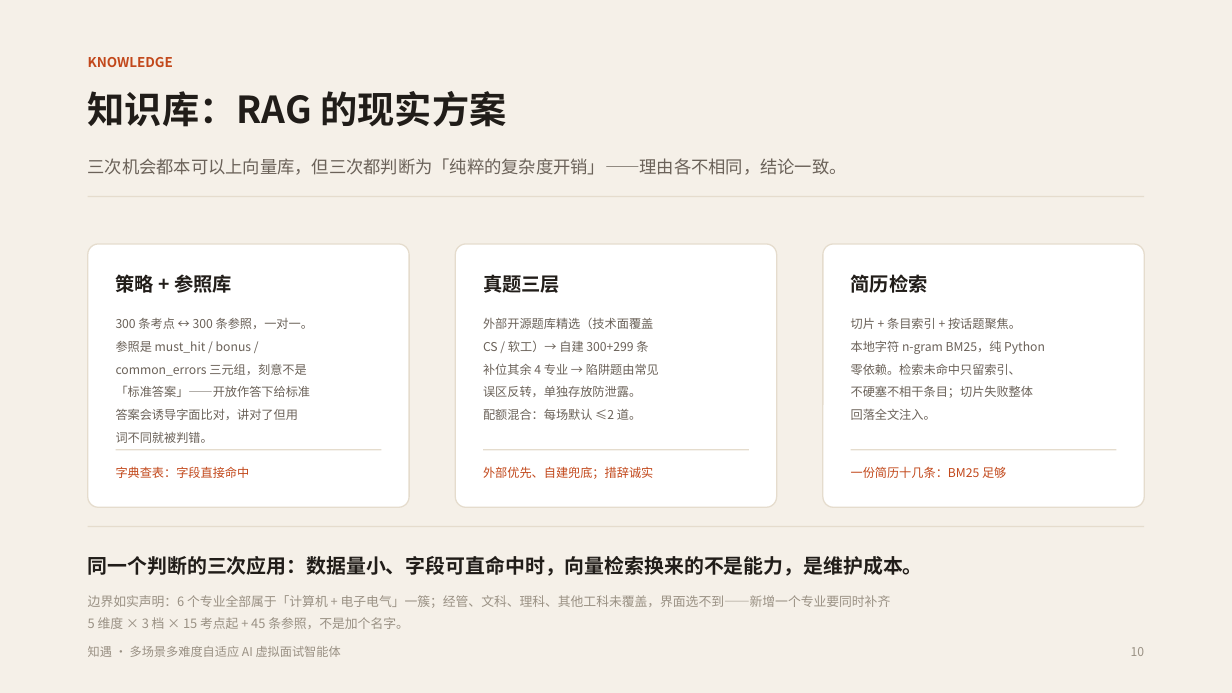
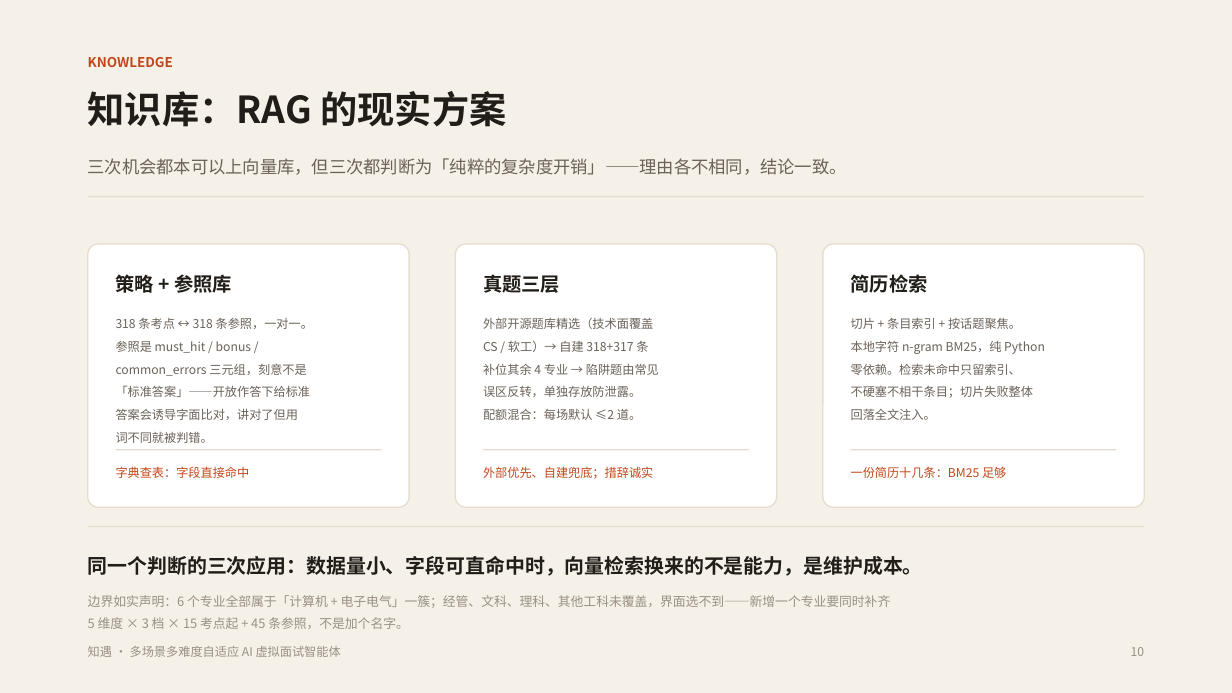
Before and after one commit to shuangxingxi/zhiyu-interview, a slide deck: slide 10 of 知遇-AI虚拟面试官-答辩.pptx. Drawn at 1232x693 pixels with LibreOffice and Linux fonts; fonts in the diff are those of the drawing. Boxes give left, top, right and bottom in pixels: in the first picture for what was removed or moved away, otherwise in the second. Text is boxed around its words. In the diff, an @@ line names an element or a change of style, - is before the commit and + after.

Commit message:
feat(v17): 考点库第五批扩 18 条行为面至 318 条，PPT/README/DESIGN/溯源表口径同步

```diff
--- a/知遇-AI虚拟面试官-答辩.pptx
+++ b/知遇-AI虚拟面试官-答辩.pptx
@@ text at box(116, 318, 313, 329): text changed @@
-300 条考点 ↔ 300 条参照，一对一。
+318 条考点 ↔ 318 条参照，一对一。
@@ text at box(483, 341, 648, 352): text changed @@
-CS / 软工）→ 自建 300+299 条
+CS / 软工）→ 自建 318+317 条
```
Also in this commit, not shown: 6 other slides changed, 10 other files.
